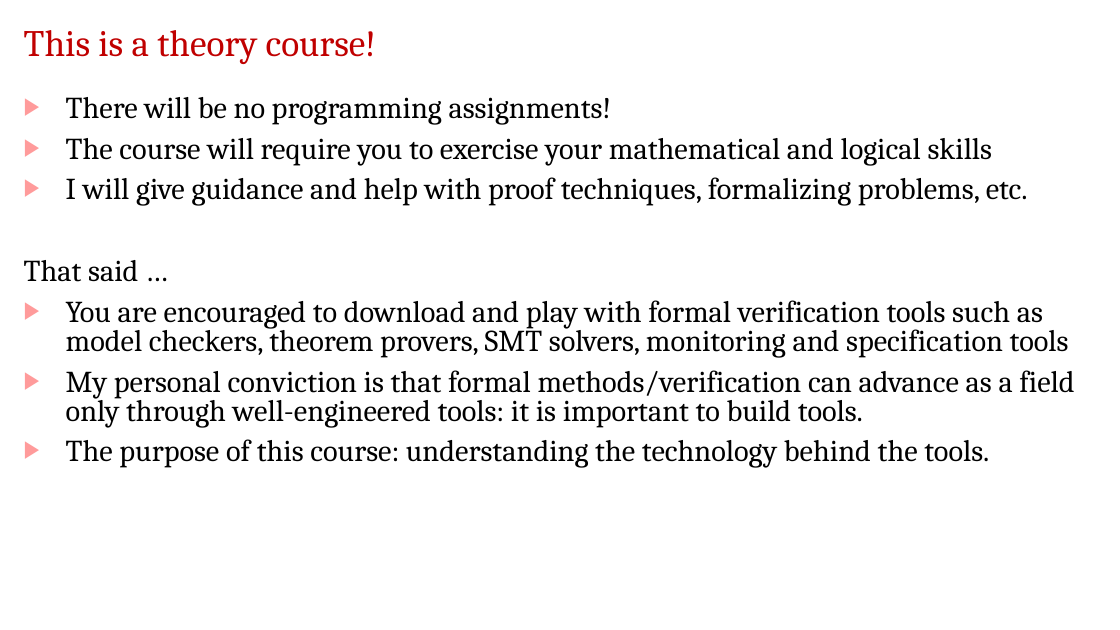
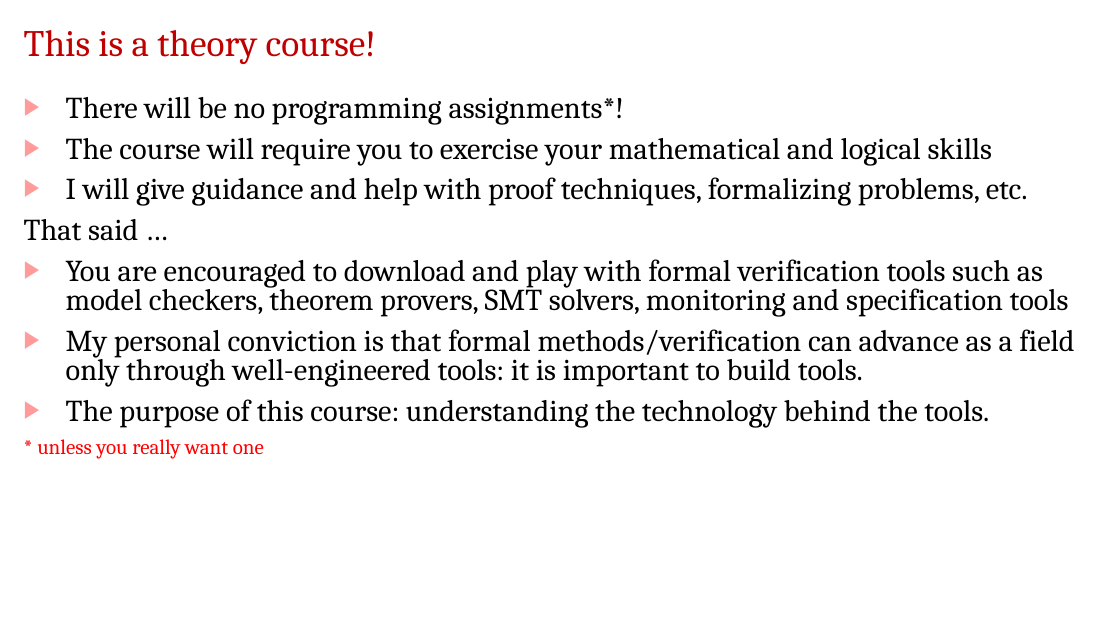
Before and after one commit to jdeshmukh/jdeshmukh.github.io, a slide deck: slide 16 of teaching/fvTheorySlides/Course-Intro.pptx. Drawn at 1120x630 pixels with LibreOffice and Linux fonts; fonts in the diff are those of the drawing; background and template pictures are left out. Boxes give left, top, right and bottom in pixels: in the first picture for what was removed or moved away, otherwise in the second. Text is boxed around its words. In the diff, an @@ line names an element or a change of style, - is before the commit and + after.

```diff
--- a/teaching/fvTheorySlides/Course-Intro.pptx
+++ b/teaching/fvTheorySlides/Course-Intro.pptx
@@ text at [66,97,625,124]: text changed @@
-▶ There will be no programming assignments!
+▶ There will be no programming assignments*!
@@ text at [37,439,264,459]: paragraph added @@
+* unless you really want one
```
Also in this commit, not shown: 6 other slides changed, 2 other files.
